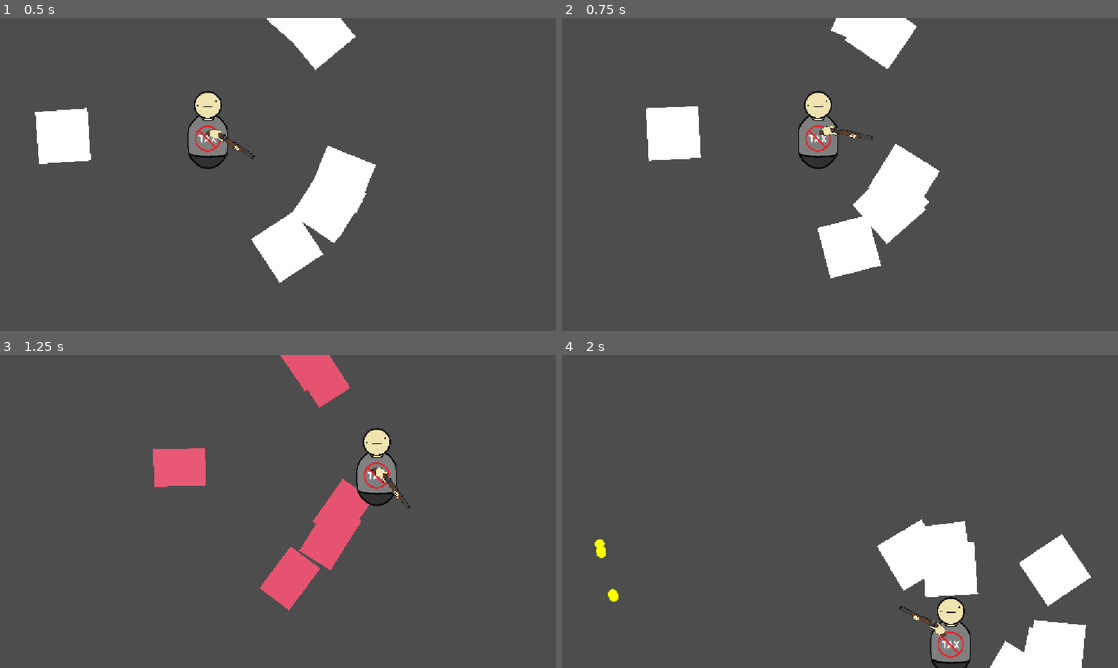
Above: before the commit, frames 1-4 (two rows, left to right).
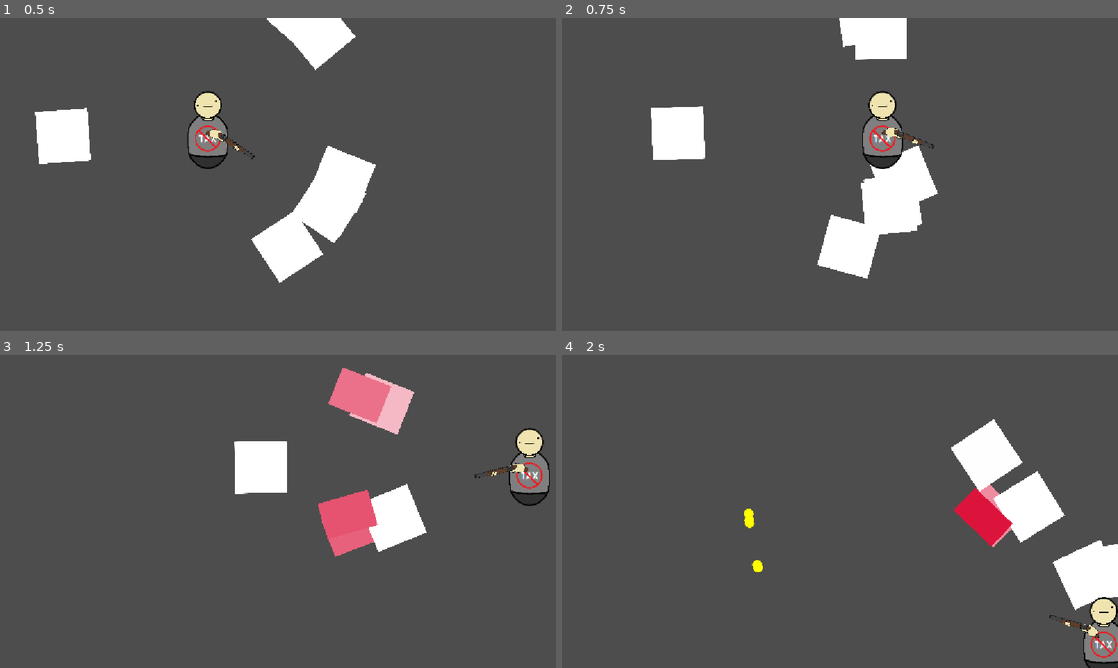
Above: after the commit, the same moments.

Repository: chiefpat450119/GMTK-2026
Game: Godot game, scene res://scenes/test/test_enemy_spawner.tscn
Same seed, same stepped clock (60 frames per second), same inputs: the game is played once before the commit and once after it. This scene is started directly instead of the project's main scene.
Inputs (mouse positions are in pixels of both pictures, inside the frame that each line leads up to):
- Up to frame 1 (0.5 s): no input
- Up to frame 2 (0.75 s): tap Enter at 0.5 s; move the mouse to (962, 158) at 0.52 s; hold D (Right) from 0.53 s (still down); tap Shift (Shift, bound only after the commit) at 0.6 s
- Up to frame 3 (1.25 s): keep holding D (Right)
- Up to frame 4 (2 s): move the mouse to (728, 527) at 1.27 s; release D (Right) at 1.28 s; hold S (Down) from 1.28 s (still down); click (728, 527) at 1.35 s; tap Shift (Shift, bound only after the commit) at 1.55 s

Frame 1 is identical in both runs. In frame 2, 4.5% of the frame differs, in the area x 15-68%, y 0-84%; in frame 3, 12%; in frame 4, 15%, in the area x 5-100%, y 20-100%.

Commit message:
Added player dash
Added player dash by pressing shift, has a cooldown, changes are welcome

Diff:
--- a/components/movement_component.gd
+++ b/components/movement_component.gd
@@ -6,11 +6,16 @@
 @export var speed_stat : Stat
 @export var base_speed : float = 0.0
 
-# Moves body. Velocity calculated by caller
-func move(dir: Vector2):
+# Moves body. Direction calculated by caller, speed override is optional
+func move(dir: Vector2, speed_override: float = -1.0):
 	if body == null:
 		print("no body found")
 		return
+	var speed: float
+	if speed_override >= 0.0:
+		speed = speed_override #this is pretty much for dashing
+	else:
+		speed = speed_stat.current_val(base_speed)
 
-	body.velocity = speed_stat.current_val(base_speed) * dir
+	body.velocity = speed * dir
 	body.move_and_slide()
--- a/project.godot
+++ b/project.godot
@@ -47,6 +47,11 @@
 "events": [Object(InputEventMouseButton,"resource_local_to_scene":false,"resource_name":"","device":-1,"window_id":0,"a …(253 unchanged characters)…
 ]
 }
+Shift={
+"deadzone": 0.2,
+"events": [Object(InputEventKey,"resource_local_to_scene":false,"resource_name":"","device":-1,"window_id":0,"alt_pressed":false,"shift_pressed":false,"ctrl_pressed":false,"meta_pressed":false,"pressed":false,"keycode":0,"physical_keycode":4194325,"key_label":0,"unicode":0,"location":0,"echo":false,"script":null)
+]
+}
 
 [physics]
 
--- /dev/null
+++ b/resources/stats/player_stats/player_dash_cooldown.tres
@@ -0,0 +1,9 @@
+[gd_resource type="Resource" script_class="Stat" format=3 uid="uid://druhlk17ja37p"]
+
+[ext_resource type="Script" uid="uid://bnaam37pn33wi" path="res://resources/stats/stat.gd" id="1_uxmib"]
+
+[resource]
+script = ExtResource("1_uxmib")
+stat_name = "Dash Cooldown"
+base_val = 1.5
+metadata/_custom_type_script = "uid://bnaam37pn33wi"
--- /dev/null
+++ b/resources/stats/player_stats/player_dash_speed.tres
@@ -0,0 +1,9 @@
+[gd_resource type="Resource" script_class="Stat" format=3 uid="uid://cpmdbjrugn0ku"]
+
+[ext_resource type="Script" uid="uid://bnaam37pn33wi" path="res://resources/stats/stat.gd" id="1_7643e"]
+
+[resource]
+script = ExtResource("1_7643e")
+stat_name = "Dash Speed"
+base_val = 750.0
+metadata/_custom_type_script = "uid://bnaam37pn33wi"
--- a/scenes/entities/player/player.gd
+++ b/scenes/entities/player/player.gd
@@ -7,13 +7,20 @@
 #@onready var time_component : TimeComponent = find_child("TimeComponent")
 #@onready var movement_component : MovementComponent = find_child("MovementComponent")
 
-
 static var instance: Player
 
 @export var health_component : HealthComponent
 @export var time_component : TimeComponent
 @export var movement_component : MovementComponent
 @export var gun : Gun
+
+#dash variables
+@export var dash_speed : Stat
+@export var dash_cooldown : Stat
+@export var dash_length : float = 0.3
+var dashing : bool = false
+var dashing_dir : Vector2
+var timer : float = 10
 
 
 func _enter_tree() -> void:
@@ -22,10 +29,26 @@
 	else:
 		queue_free() # Prevents duplicate instances from existing
 
+#checks it should be dashing and adjusts dashing variables
+func dash_check(start: bool = false):
+	if not dashing and start:
+		if timer > dash_cooldown.current_val():
+			dashing_dir = Input.get_vector("Left", "Right", "Up", "Down")
+			dashing = true
+			timer = 0
+	elif dashing and timer > dash_length:
+		dashing = false
+		timer = 0
 
 func _physics_process(_delta: float) -> void:
-	var dir = Input.get_vector("Left", "Right", "Up", "Down")
-	movement_component.move(dir)
+	timer += _delta
+	dash_check(Input.is_action_just_pressed("Shift"))
+
+	if dashing:
+		movement_component.move(dashing_dir, dash_speed.current_val())
+	else:
+		var dir = Input.get_vector("Left", "Right", "Up", "Down")
+		movement_component.move(dir)
 
 	if Input.is_action_pressed("M1"):
 		gun.shoot()
--- a/scenes/entities/player/player.tscn
+++ b/scenes/entities/player/player.tscn
@@ -2,6 +2,8 @@
 
 [ext_resource type="Script" uid="uid://cec0glmuud386" path="res://scenes/entities/player/player.gd" id="1_xy2vv"]
 [ext_resource type="Texture2D" uid="uid://dqr3y206l0g0y" path="res://assets/placeholder_player_sprite.png" id="2_g2els"]
+[ext_resource type="Resource" uid="uid://cpmdbjrugn0ku" path="res://resources/stats/player_stats/player_dash_speed.tres" id="2_r4dfn"]
+[ext_resource type="Resource" uid="uid://druhlk17ja37p" path="res://resources/stats/player_stats/player_dash_cooldown.tres" id="3_70kwc"]
 [ext_resource type="PackedScene" uid="uid://cnooxmd2m55c5" path="res://scenes/entities/weapons/shotgun.tscn" id="3_j0oqr"]
 [ext_resource type="Script" uid="uid://lajktjxbrn2c" path="res://components/movement_component.gd" id="6_8akj5"]
 [ext_resource type="Resource" uid="uid://dauni0mo5f7vg" path="res://resources/stats/player_stats/player_speed_stat.tres" id="7_70kwc"]
@@ -23,6 +25,8 @@
 time_component = NodePath("TimeComponent")
 movement_component = NodePath("MovementComponent")
 gun = NodePath("Shotgun")
+dash_speed = ExtResource("2_r4dfn")
+dash_cooldown = ExtResource("3_70kwc")
 metadata/_custom_type_script = "uid://cec0glmuud386"
 
 [node name="Sprite2D" type="Sprite2D" parent="." unique_id=1306389928]
